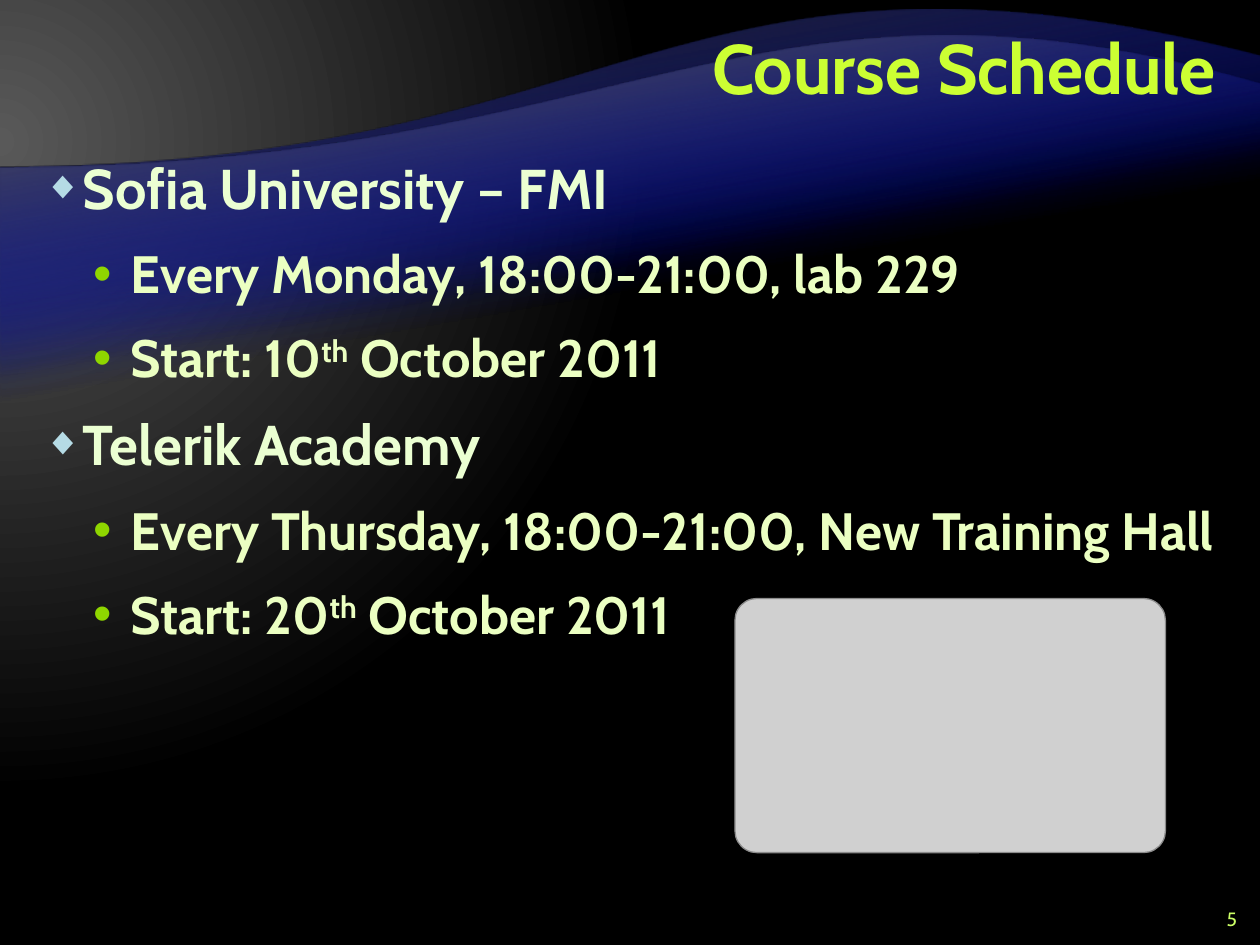
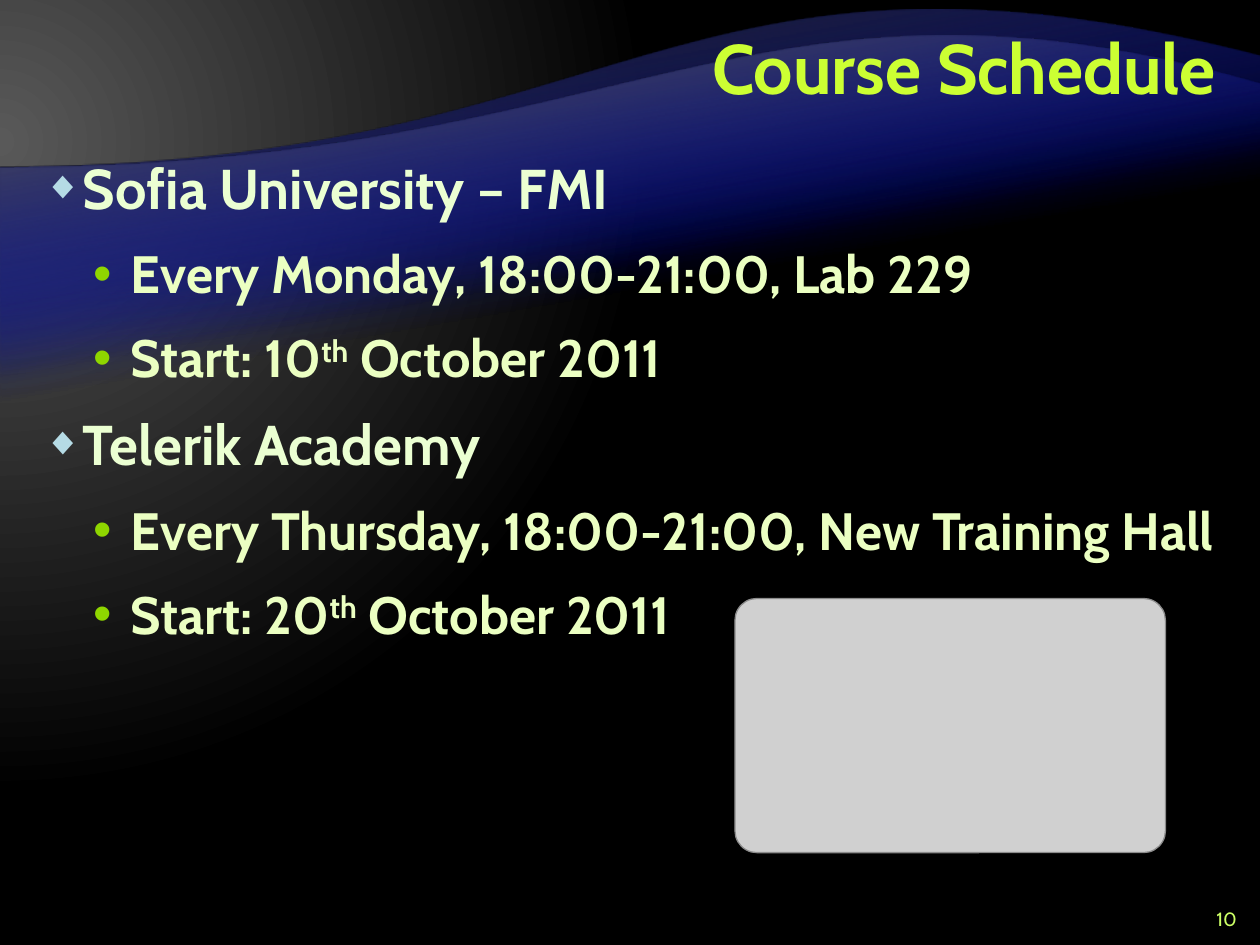
Before and after one commit to Lockheed01/aspnet-mvc-course, a slide deck: slide 10 of Lectures/0. Course Introduction/--for-editing--Course Introduction.pptx (slide 5 before the commit). Drawn at 1260x945 pixels with LibreOffice and Linux fonts; fonts in the diff are those of the drawing; grey boxes stand for pictures; background and template pictures are left out. Boxes give left, top, right and bottom in pixels: in the first picture for what was removed or moved away, otherwise in the second. Text is boxed around its words. In the diff, an @@ line names an element or a change of style, - is before the commit and + after.

```diff
--- a/Lectures/0. Course Introduction/--for-editing--Course Introduction.pptx
+++ b/Lectures/0. Course Introduction/--for-editing--Course Introduction.pptx
@@ text at [131, 249, 973, 305]: text changed @@
-  • Every Monday, 18:00-21:00, lab 229
+  • Every Monday, 18:00-21:00, Lab 229
@@ page number at [1216, 912, 1237, 927]: text changed @@
-5
+10
```
Also in this commit, not shown: 5 other slides changed, 6 slides added, 1 other file.
